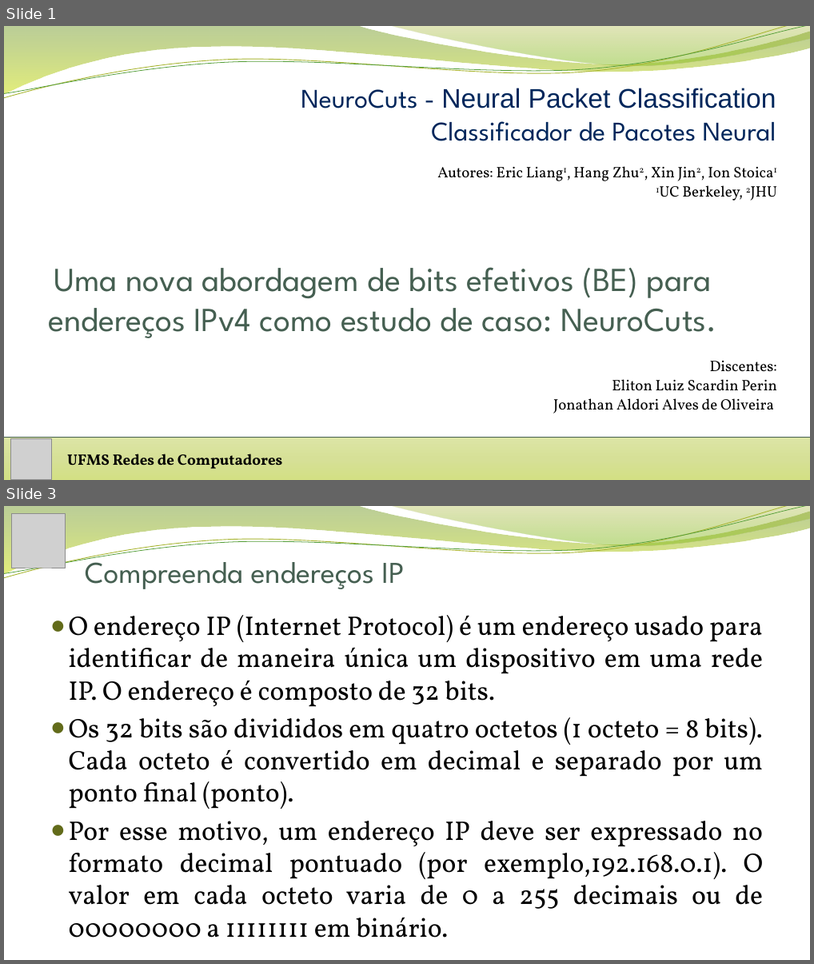
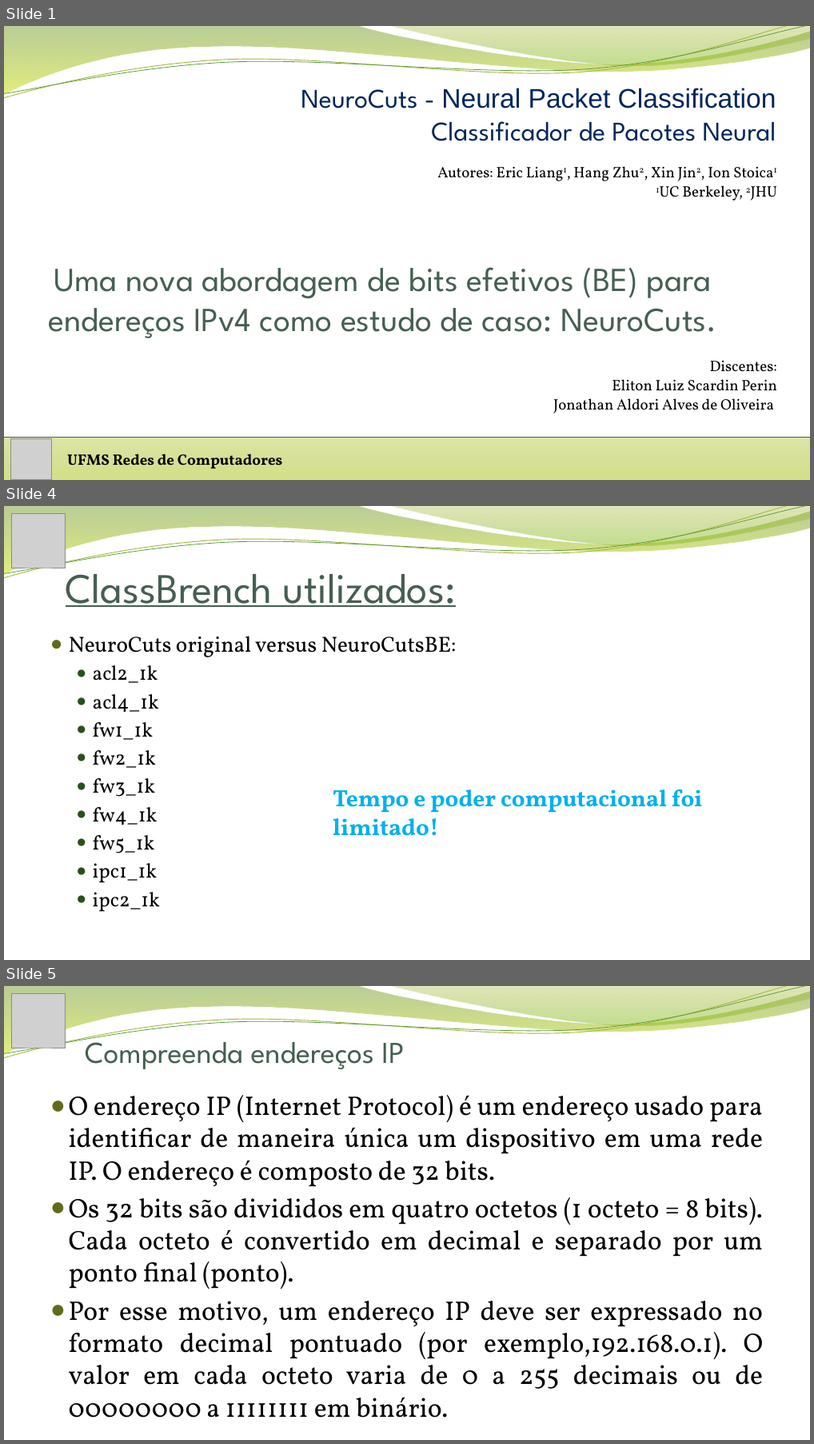
Before and after one commit to jonathanalvesoliveira/neurocutseb, a slide deck: Apresentação Final.pptx. Shown one above the other, each under a label of ours: slides 1 and 3 before the commit, slides 1, 4 and 5 after it; the slides between them are not shown. The pictures are 814x964 and 814x1444 pixels, drawn with LibreOffice and Linux fonts; fonts in the diff are those of the drawing; grey boxes stand for pictures; background and template pictures are left out. Boxes give left, top, right and bottom in pixels: in the first picture for what was removed or moved away, otherwise in the second. Text is boxed around its words. In the diff, an @@ line names an element or a change of style, - is before the commit and + after.

```diff
--- a/Apresentação Final.pptx
+++ b/Apresentação Final.pptx
@@ slide 4 added at bbox=[4, 506, 810, 960], background picture (left out); not listed: 4 template elements that a slide beside it also shows @@
@@ picture added at bbox=[12, 513, 65, 567] @@
@@ title added at bbox=[66, 560, 456, 607], 50 pt, text #455F51, underline @@
+ClassBrench utilizados:
@@ text added at bbox=[69, 636, 457, 911], 24 pt, text #000000 @@
+● NeuroCuts original versus NeuroCutsBE:
+  ● acl2_1k
+  ● acl4_1k
+  ● fw1_1k
+  ● fw2_1k
+  ● fw3_1k
+  ● fw4_1k
+  ● fw5_1k
+  ● ipc1_1k
+  ● ipc2_1k
@@ text added at bbox=[333, 789, 703, 836], 28 pt, text #00B0F0, bold @@
+Tempo e poder computacional foi limitado!
@@ what was slide 3 is now slide 5 @@
```
Also in this commit, not shown: 12 slides changed, 18 other slides added, 3 slides removed, 6 other files.
